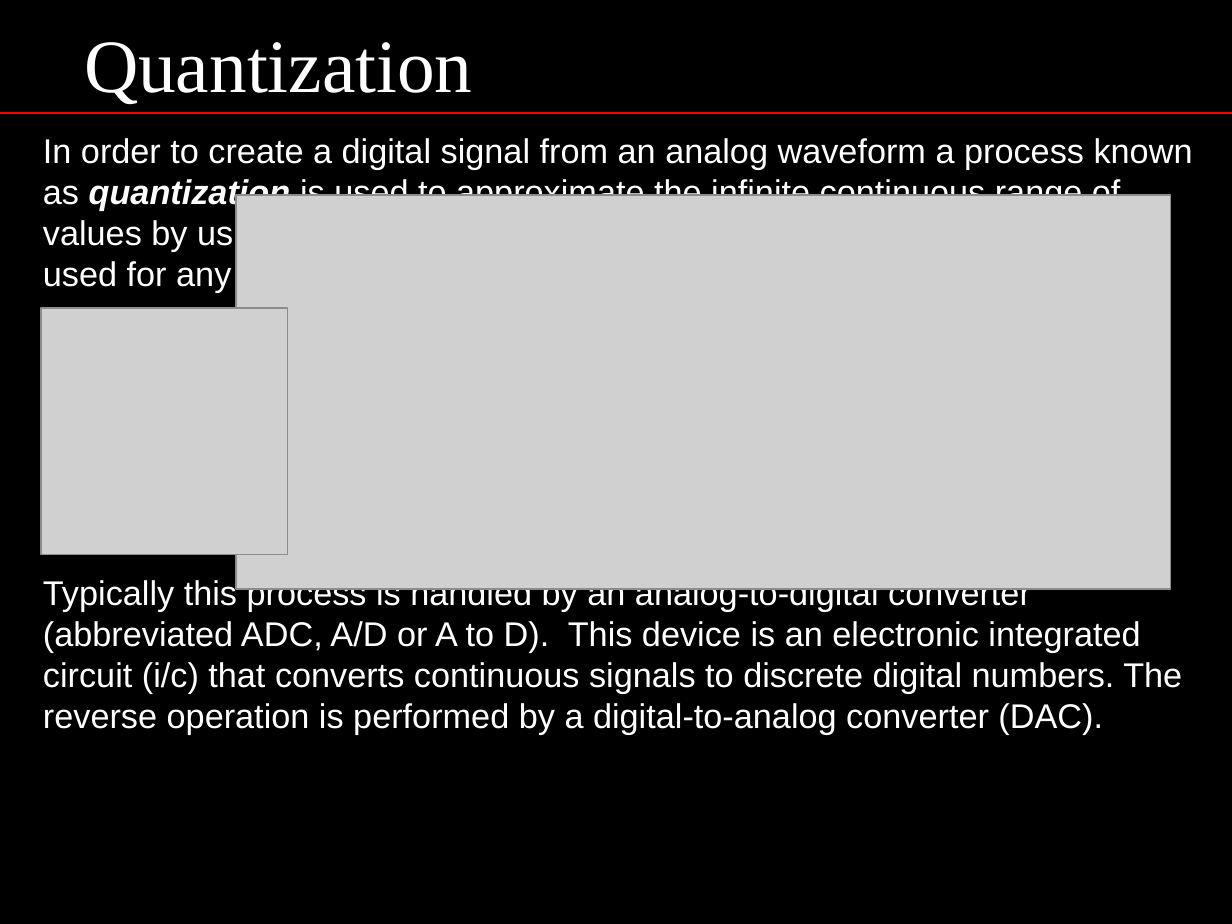
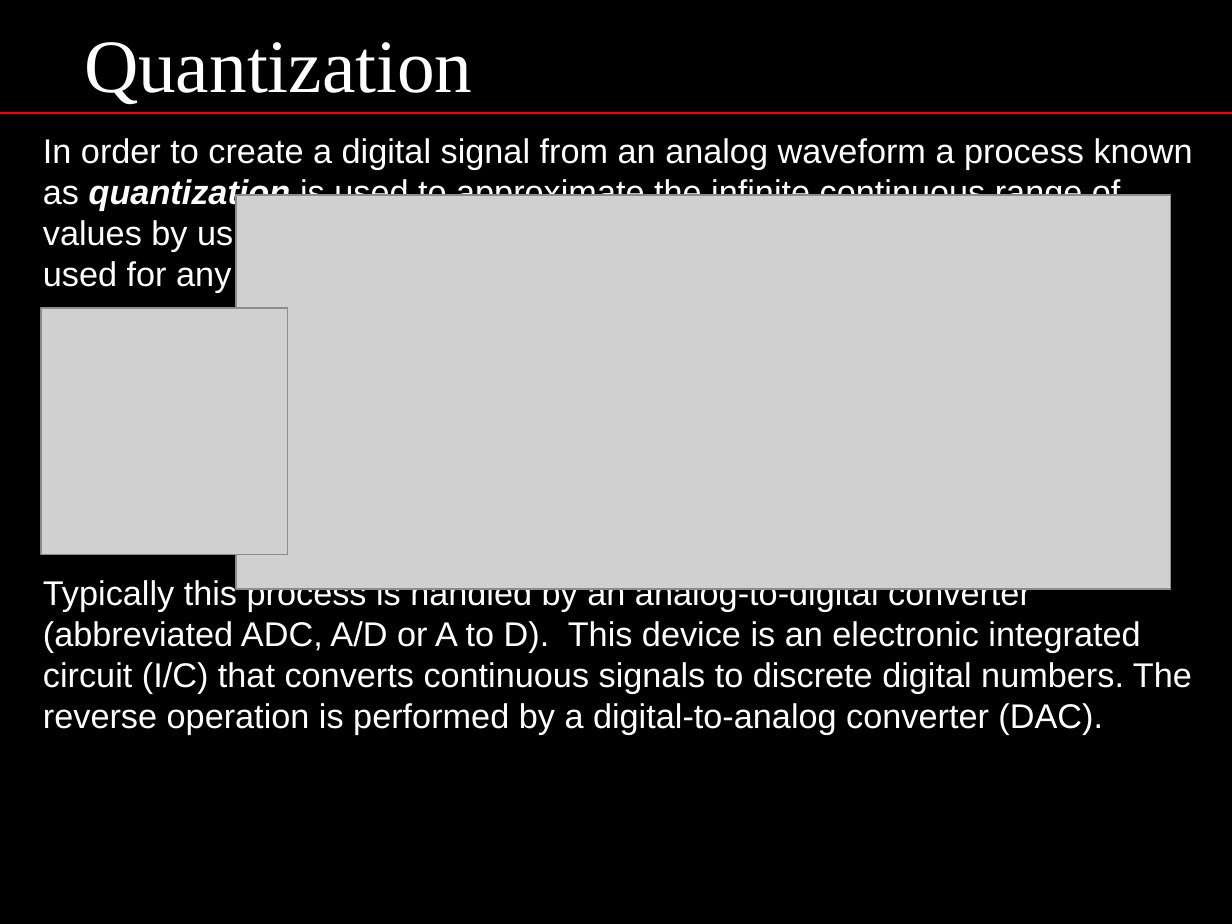
Before and after one commit to GridProtectionAlliance/gsf, a slide deck: slide 9 of Source/OldCode/Archive/2005 TVA Code Library/Version/CS/TVA.Core_CS/System/Media/Wavefile Information/Waveform Audio Format.ppt. Drawn at 1232x924 pixels with LibreOffice and Linux fonts; fonts in the diff are those of the drawing; grey boxes stand for pictures. Boxes give left, top, right and bottom in pixels: in the first picture for what was removed or moved away, otherwise in the second. Text is boxed around its words. In the diff, an @@ line names an element or a change of style, - is before the commit and + after.

Commit message:
Vss2Git

```diff
--- a/Source/OldCode/Archive/2005 TVA Code Library/Version/CS/TVA.Core_CS/System/Media/Wavefile Information/Waveform Audio Format.ppt
+++ b/Source/OldCode/Archive/2005 TVA Code Library/Version/CS/TVA.Core_CS/System/Media/Wavefile Information/Waveform Audio Format.ppt
@@ text at (43, 577, 1192, 734): text changed @@
-Typically this process is handled by an analog-to-digital converter (abbreviated ADC, A/D or A to D). This device is an electronic integrated circuit (i/c) that converts continuous signals to discrete digital numbers. The reverse operation is performed by a digital-to-analog converter (DAC).
+Typically this process is handled by an analog-to-digital converter (abbreviated ADC, A/D or A to D). This device is an electronic integrated circuit (I/C) that converts continuous signals to discrete digital numbers. The reverse operation is performed by a digital-to-analog converter (DAC).
```
Also in this commit, not shown: 4 other slides changed.
